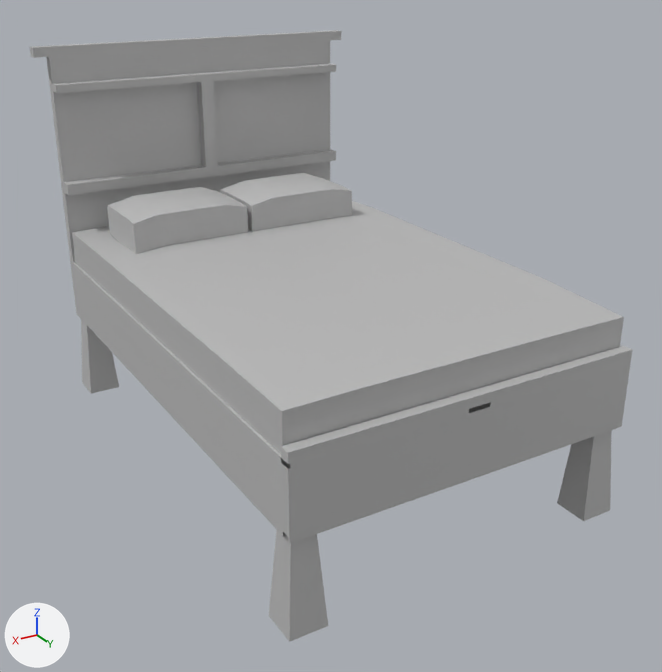
Before and after pictures for a commit that changed the FBX model 3D 模型/first sense/bed.fbx.
The view is the same before and after, from a camera (50 mm lens) standing at (0.0707, 0.1572, 0.1161) and looking at (-0.0188, 0.0081, 0.0415). Arrows for +X, +Y and +Z are at lower left; the lights stay in place. Where no turn or scale is listed for an object, it has been applied to the vertices. Vertices at the same position are counted once.
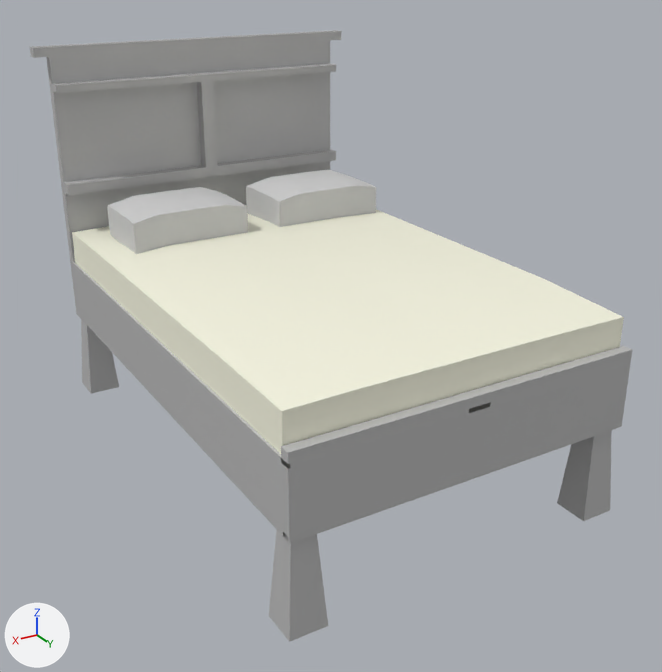
The newer file is also rescaled (x20.0), turned or shifted as a whole; pictures and numbers use the older file's frame.

What differs and where, as boxes (x1, y1, x2, y2) in the pictures (662 x 672 px):
'pCube6', recoloured (grey to white)
    both: (72, 201, 624, 454)
'pCube8', mesh moved
    before: (220, 173, 352, 232)
    after: (246, 170, 376, 227)

Diff of the bpy script that builds the scene:
```diff
--- a/3D 模型/first sense/bed.fbx.py
+++ b/3D 模型/first sense/bed.fbx.py
@@ mat_bed @@
+mat_bed = principled_material('bed')
+mat_bed.base_color = (0.956, 0.949, 0.782)  # white #faf9e5
+mat_bed.roughness = 0.693
+mat_bed.anisotropic = 0.188
+mat_bed.sheen_weight = 1.0
+mat_bed.sheen_roughness = 0.3
+mat_bed.sheen_tint = (0.956, 0.949, 0.782)  # white #faf9e5
@@ me_mesh_007 @@
 me_mesh_007.from_pydata(...)  # 112 vertices, 110 faces; spans x -0.0133..0.0133, y -0.0086..0.0086, z -0.0051..0.0055
 # used by ob_pcube8; location = (-0.0308, -0.0329, 0.0584)
+# me_mesh_007 part 1: the whole mesh is moved by (-0.0069, 0.0, 0.0)
 me_mesh_007.materials.append(mat_rubber_smoothmatte_green)
@@ me_mesh_005 @@
 me_mesh_005.from_pydata(...)  # 112 vertices, 110 faces; spans x -0.0348..0.0348, y -0.0516..0.0516, z -0.0032..0.0059
-me_mesh_005.materials.append(mat_rubber_smoothmatte_green)  # grey #bcbcbc
+me_mesh_005.materials.append(mat_bed)  # white #faf9e5
```
